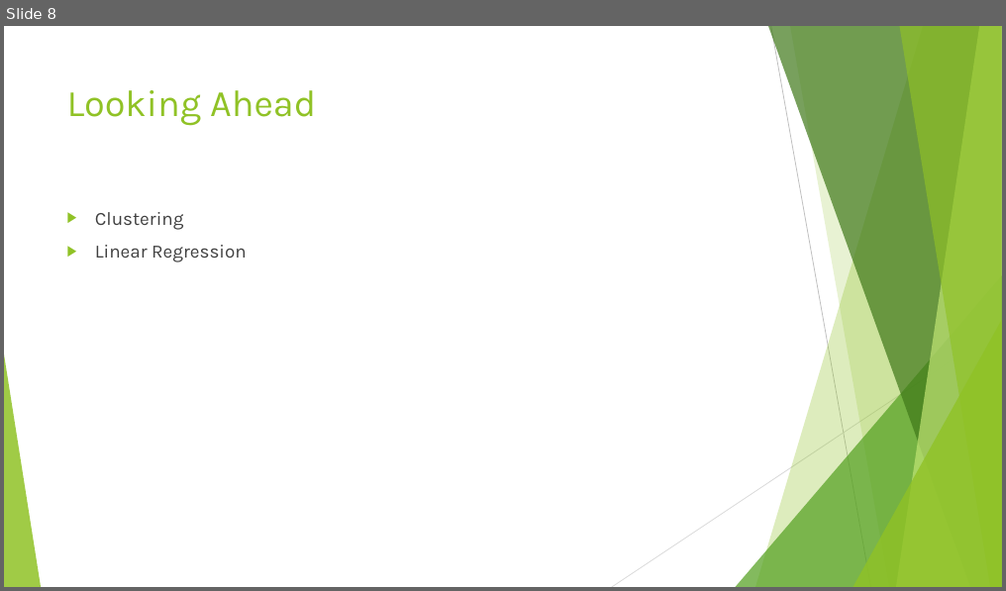
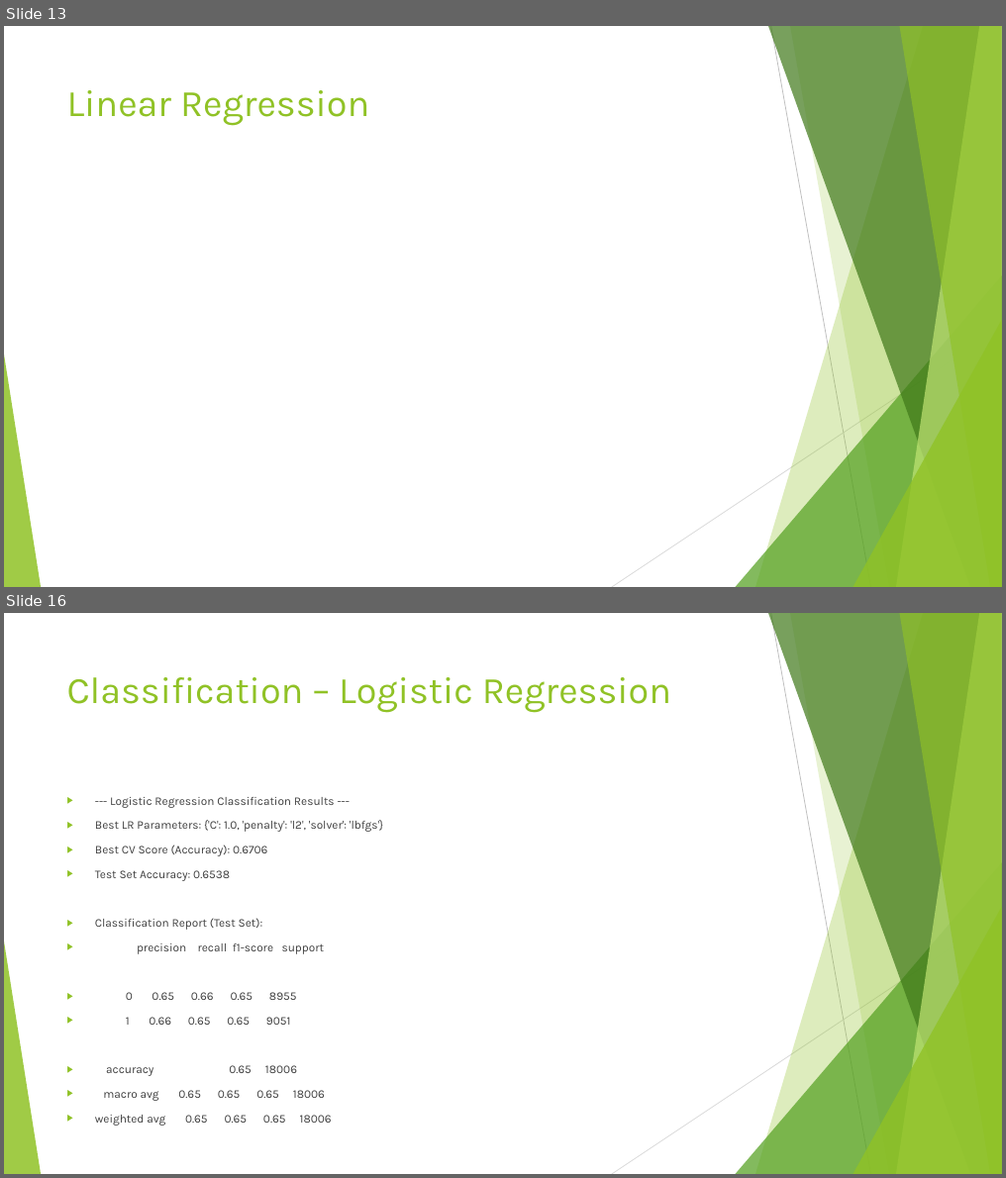
Before and after one commit to nponticelli/ml1-project, a slide deck: ATP Tennis Matches.pptx. Shown one above the other, each under a label of ours: slide 8 before the commit, slides 13 and 16 after it; the slides between them are not shown. The pictures are 1006x591 and 1006x1178 pixels, drawn with LibreOffice and Linux fonts; fonts in the diff are those of the drawing. Boxes give left, top, right and bottom in pixels: in the first picture for what was removed or moved away, otherwise in the second. Text is boxed around its words. In the diff, an @@ line names an element or a change of style, - is before the commit and + after.

```diff
--- a/ATP Tennis Matches.pptx
+++ b/ATP Tennis Matches.pptx
@@ slide 16 added at (4, 613, 1002, 1174), background #FFFFFF; not listed: 10 template elements that a slide beside it also shows @@
@@ title added at (67, 677, 671, 713), 36 pt, text #90C226 @@
+Classification – Logistic Regression
@@ text added at (95, 797, 383, 1126), 11.2 pt, text #404040 @@
+▶ --- Logistic Regression Classification Results ---
+▶ Best LR Parameters: {'C': 1.0, 'penalty': 'l2', 'solver': 'lbfgs'}
+▶ Best CV Score (Accuracy): 0.6706
+▶ Test Set Accuracy: 0.6538
+▶ Classification Report (Test Set):
+▶ precision recall f1-score support
+▶ 0 0.65 0.66 0.65 8955
+▶ 1 0.66 0.65 0.65 9051
+▶ accuracy 0.65 18006
+▶ macro avg 0.65 0.65 0.65 18006
+▶ weighted avg 0.65 0.65 0.65 18006
@@ what was slide 8 is now slide 13 @@
@@ slide 13 changed as well @@
@@ title at (67, 90, 369, 126): text changed @@
-Looking Ahead
+Linear Regression
@@ text removed at (95, 212, 247, 263) @@
-▶ Clustering
-▶ Linear Regression
```
Also in this commit, not shown: 5 other slides changed, 11 other slides added, 1 slide removed, 5 other files.
